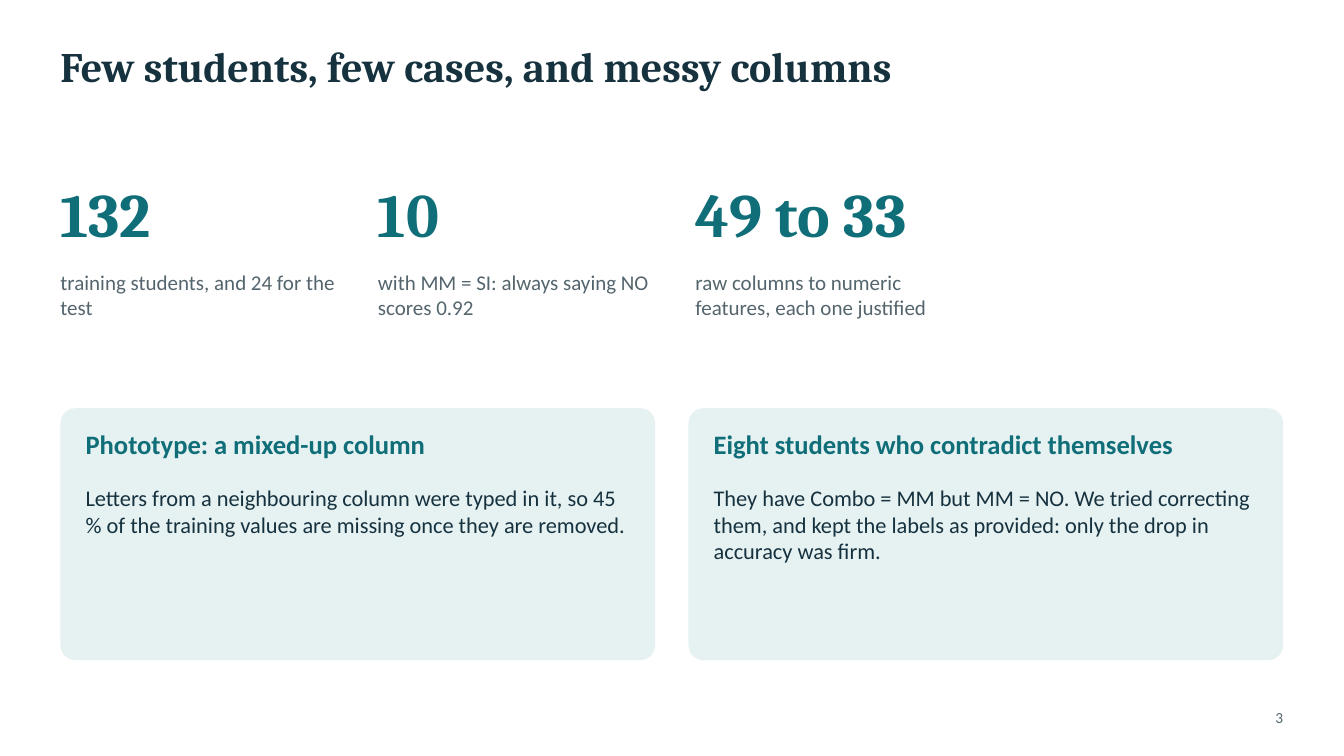
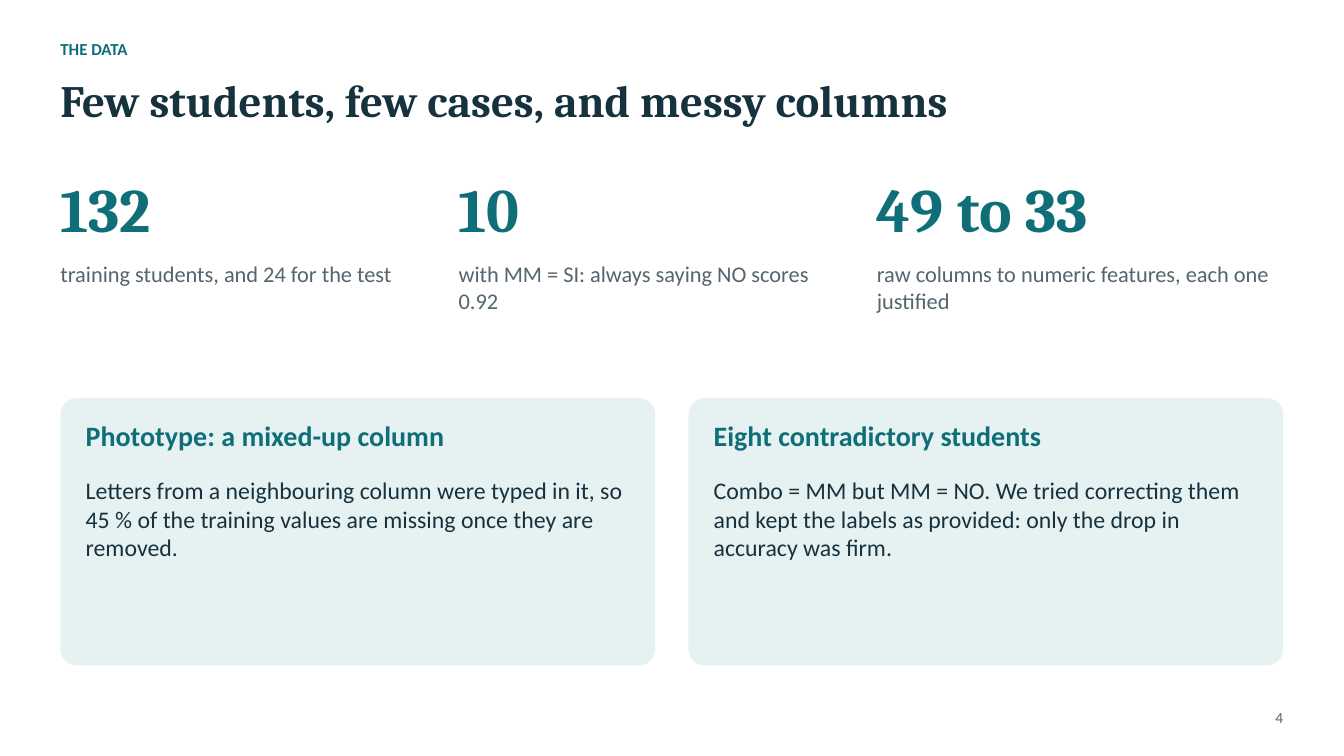
Before and after one commit to tomas20oriol-jpg/miopia-ml-project, a slide deck: slide 4 of slides/myopia_presentation.pptx (slide 3 before the commit). Drawn at 1344x756 pixels with LibreOffice and Linux fonts; fonts in the diff are those of the drawing. Boxes give left, top, right and bottom in pixels: in the first picture for what was removed or moved away, otherwise in the second. Text is boxed around its words. In the diff, an @@ line names an element or a change of style, - is before the commit and + after.

```diff
--- a/slides/myopia_presentation.pptx
+++ b/slides/myopia_presentation.pptx
@@ text added at (x1=60, y1=44, x2=127, y2=55), 12 pt, text #0F6E78, bold @@
+THE DATA
@@ title "Few students, few cases, and ..." moved from (x1=60, y1=52, x2=892, y2=92) to (x1=60, y1=85, x2=948, y2=127) @@
@@ title "Few students, few cases, and ..." at (x1=60, y1=85, x2=948, y2=127): size 30 to 32 pt @@
@@ text "132" moved from (x1=60, y1=195, x2=151, y2=238) to (x1=60, y1=190, x2=151, y2=233) @@
@@ text "10" moved from (x1=378, y1=195, x2=439, y2=238) to (x1=459, y1=190, x2=520, y2=233) @@
@@ text "49 to 33" moved from (x1=695, y1=195, x2=907, y2=238) to (x1=877, y1=190, x2=1088, y2=233) @@
@@ text "training students, and 24 for ..." moved from (x1=60, y1=275, x2=334, y2=315) to (x1=60, y1=266, x2=391, y2=286) @@
@@ text "with MM = SI: always ..." moved from (x1=378, y1=275, x2=648, y2=315) to (x1=459, y1=266, x2=808, y2=309) @@
@@ size 15 to 16 pt in 3 elements at (x1=60, y1=266, x2=391, y2=286), (x1=459, y1=266, x2=808, y2=309), (x1=877, y1=266, x2=1269, y2=313) @@
@@ text "raw columns to numeric features, ..." moved from (x1=695, y1=275, x2=926, y2=319) to (x1=877, y1=266, x2=1269, y2=313) @@
@@ rounded rectangle resized from (x1=60, y1=408, x2=655, y2=660) to (x1=60, y1=398, x2=655, y2=665) @@
@@ text "Phototype: a mixed-up column" moved from (x1=86, y1=435, x2=425, y2=459) to (x1=86, y1=426, x2=444, y2=451) @@
@@ text "Phototype: a mixed-up column" at (x1=86, y1=426, x2=444, y2=451): size 19 to 20 pt @@
@@ rounded rectangle resized from (x1=689, y1=408, x2=1284, y2=660) to (x1=689, y1=398, x2=1284, y2=665) @@
@@ text at (x1=714, y1=426, x2=1041, y2=451): text changed; size 19 to 20 pt @@
-Eight students who contradict themselves
+Eight contradictory students
@@ text "Letters from a neighbouring column ..." moved from (x1=86, y1=490, x2=624, y2=537) to (x1=86, y1=482, x2=622, y2=556) @@
@@ text "Letters from a neighbouring column ..." at (x1=86, y1=482, x2=622, y2=556): size 16 to 17 pt @@
@@ text at (x1=714, y1=482, x2=1239, y2=560): text changed; size 16 to 17 pt @@
-They have Combo = MM but MM = NO. We tried correcting them, and kept the labels as provided: only the drop in accuracy was firm.
+Combo = MM but MM = NO. We tried correcting them and kept the labels as provided: only the drop in accuracy was firm.
@@ text at (x1=1275, y1=713, x2=1283, y2=723): text changed @@
-3
+4
```
Also in this commit, not shown: 13 other slides changed, 2 slides added, 1 slide removed, 14 other files.
